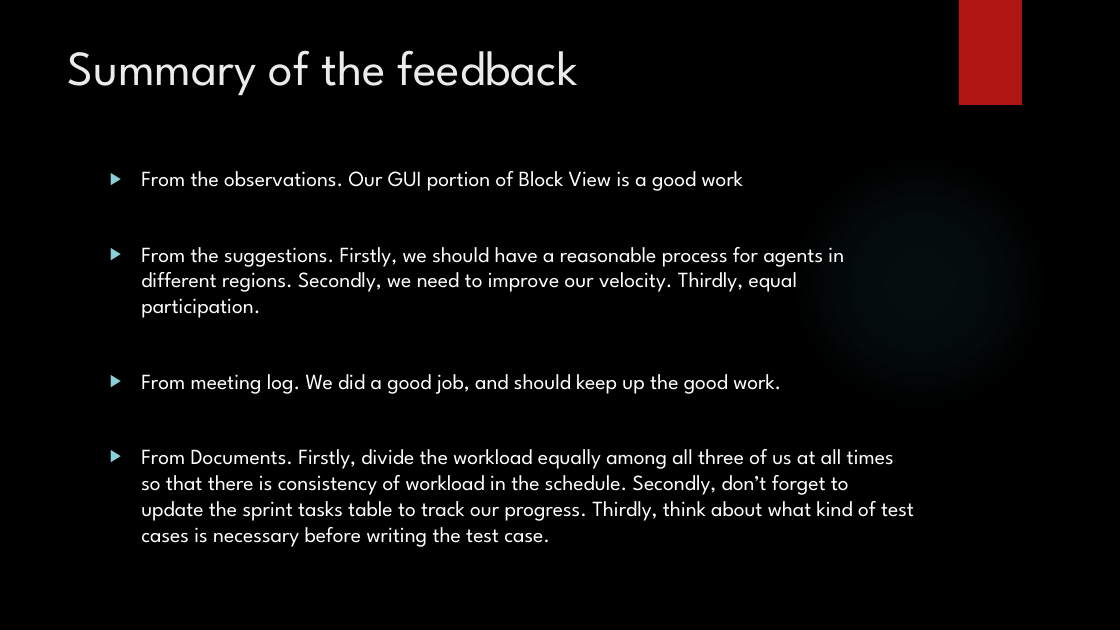
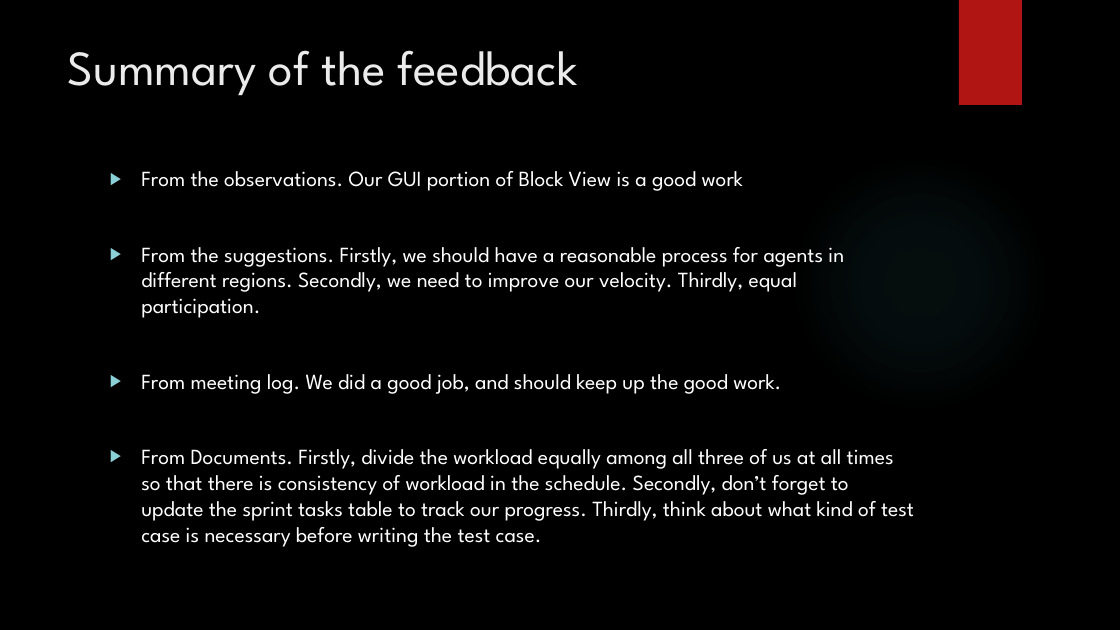
Before and after one commit to 2012215434/CS744, a slide deck: slide 2 of documents/second_presentation.pptx. Drawn at 1120x630 pixels with LibreOffice and Linux fonts; fonts in the diff are those of the drawing; background and template pictures are left out. Boxes give left, top, right and bottom in pixels: in the first picture for what was removed or moved away, otherwise in the second. Text is boxed around its words. In the diff, an @@ line names an element or a change of style, - is before the commit and + after.

```diff
--- a/documents/second_presentation.pptx
+++ b/documents/second_presentation.pptx
@@ text at [141,449,914,547]: text changed @@
-▶ From Documents. Firstly, divide the workload equally among all three of us at all times so that there is consistency of workload in the schedule. Secondly, don’t forget to update the sprint tasks table to track our progress. Thirdly, think about what kind of test cases is necessary before writing the test case.
+▶ From Documents. Firstly, divide the workload equally among all three of us at all times so that there is consistency of workload in the schedule. Secondly, don’t forget to update the sprint tasks table to track our progress. Thirdly, think about what kind of test case is necessary before writing the test case.
```
Also in this commit, not shown: 4 other files.
